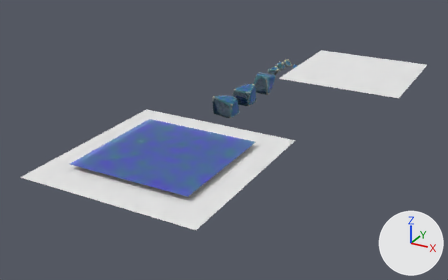
The Blender file blender/ice-ore.blend, before and after one commit.
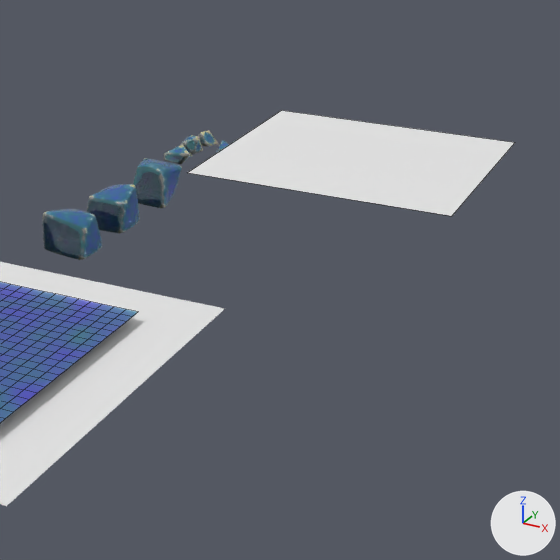
Each version appears first whole from a camera (50 mm lens) standing at (19.9, -28.8, 16.4) and looking at (0.8, 5.9, -0.9), and next in a close-up on the part from 43% to 100% of the width and 0% to 91% of the height. The lights are fixed; the arrows at lower right show +X, +Y and +Z. The close-ups show mesh edges as thin lines.

The first close-up shows 'Big 1', 'Big 2', 'Big 3', 'Big Chunks', 'Small Chunks', 'splats'.
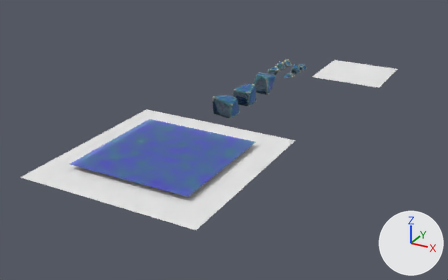
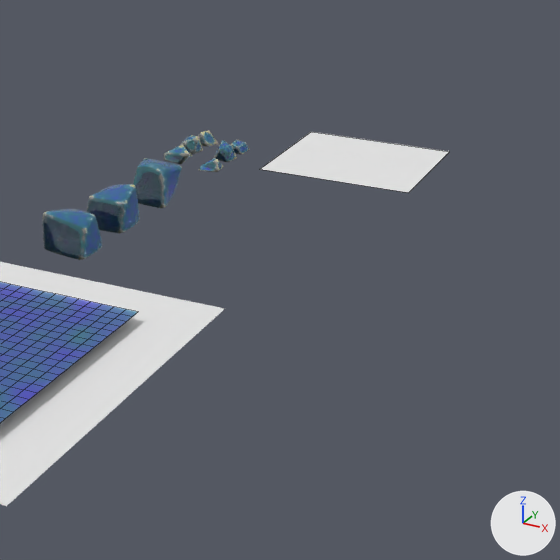
Boxes [x1, y1, x2, y2] around the edits, measured in the close-ups (560 x 560 px):
'splats', reshaped (42% narrower, 42% shorter): before [188, 110, 515, 216]; after [261, 132, 449, 193]

What the commit changed:
me_splats has 4 vertices, 1 face and spans x -4.29..4.29, y -4.29..4.29, z 0.26.
me_splats is used by ob_splats; location (7.14, 14.57, 2.38).
Part 1, on me_splats:
Vertex 0 of me_splats moves from (-4.29, -4.29, 0.26) at pixel (187, 172) to (-2.49, -2.49, 0.15) at pixel (259, 169).
Vertex 1 of me_splats moves from (4.29, -4.29, 0.26) at pixel (451, 216) to (2.49, -2.49, 0.15) at pixel (408, 192).
Vertex 2 of me_splats moves from (-4.29, 4.29, 0.26) at pixel (281, 110) to (-2.49, 2.49, 0.15) at pixel (311, 131).
Vertex 3 of me_splats moves from (4.29, 4.29, 0.26) at pixel (515, 142) to (2.49, 2.49, 0.15) at pixel (449, 151).
